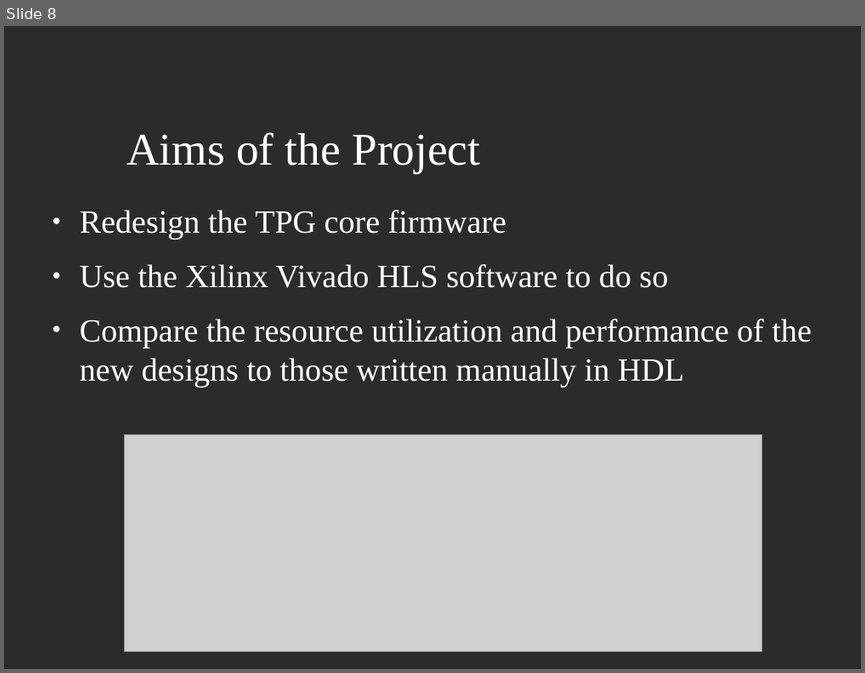
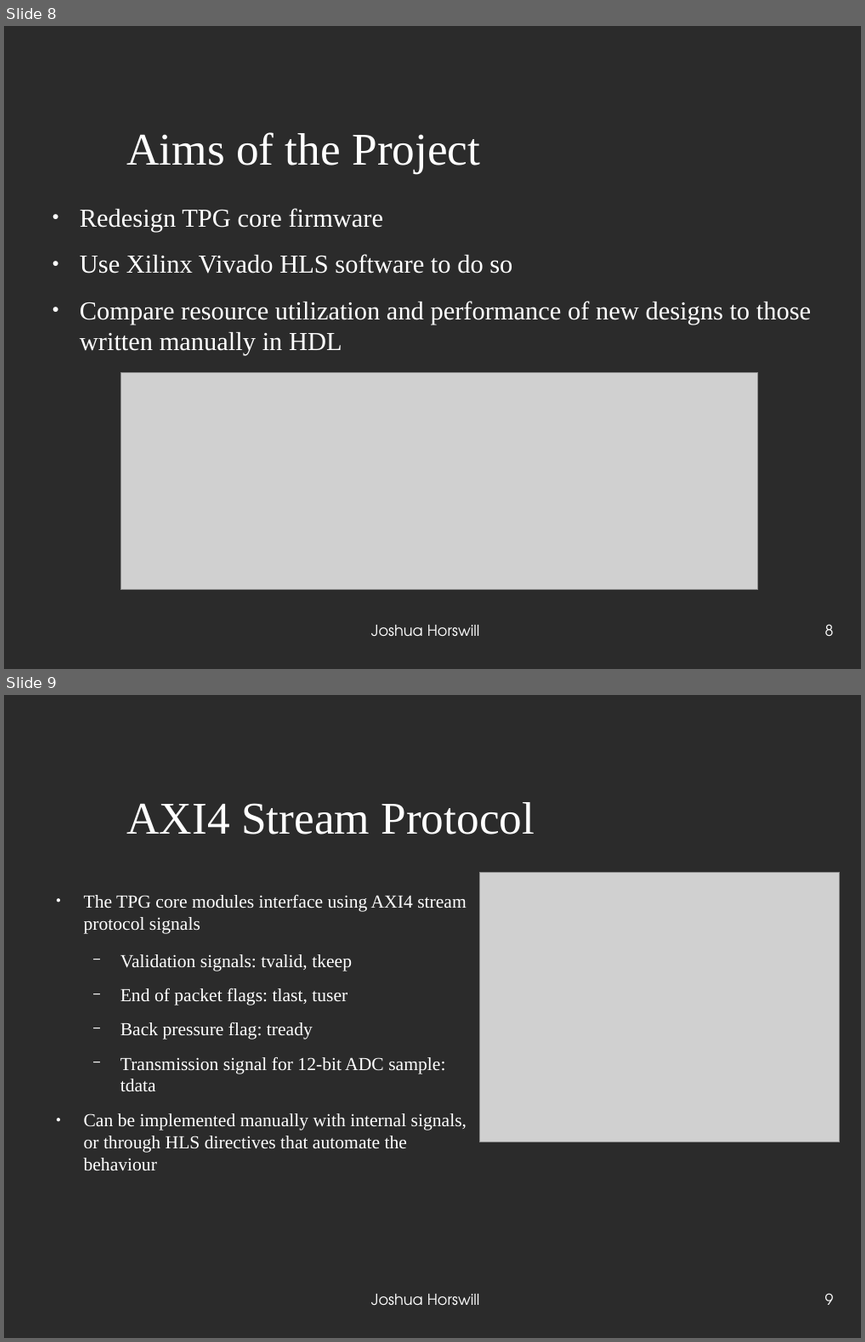
Before and after one commit to JoshCodesPhysics/dune_project, a slide deck: dune_notes/dune_pres/dune_project_pres.odp. Shown one above the other, each under a label of ours: slide 8 before the commit, slides 8 and 9 after it. The pictures are 865x673 and 865x1342 pixels, drawn with LibreOffice and Linux fonts; fonts in the diff are those of the drawing; grey boxes stand for pictures; background and template pictures are left out; a plain dark background stands for a picture behind light text. Boxes give left, top, right and bottom in pixels: in the first picture for what was removed or moved away, otherwise in the second. Text is boxed around its words. In the diff, an @@ line names an element or a change of style, - is before the commit and + after.

```diff
--- a/dune_notes/dune_pres/dune_project_pres.odp
+++ b/dune_notes/dune_pres/dune_project_pres.odp
@@ slide 9 added at <box>4,695,861,1338</box>, background picture (left out) @@
@@ title added at <box>126,802,534,834</box>, 42 pt, text #FFFFFF @@
+AXI4 Stream Protocol
@@ picture added at <box>480,873,840,1142</box> @@
@@ text added at <box>84,895,466,1171</box>, 17 pt, text #FFFFFF @@
+● The TPG core modules interface using AXI4 stream protocol signals
+  − Validation signals: tvalid, tkeep
+  − End of packet flags: tlast, tuser
+  − Back pressure flag: tready
+  − Transmission signal for 12-bit ADC sample: tdata
+● Can be implemented manually with internal signals, or through HLS directives that automate the behaviour
@@ text added at <box>371,1293,480,1305</box>, 14 pt, text #FFFFFF @@
+Joshua Horswill
@@ page number added at <box>825,1293,834,1304</box>, 14 pt, text #FFFFFF @@
+9
@@ slide 8 changed as well @@
@@ text at <box>80,208,811,356</box>: text changed; size 30 to 24 pt @@
-● Redesign the TPG core firmware
-● Use the Xilinx Vivado HLS software to do so
-● Compare the resource utilization and performance of the new designs to those written manually in HDL
+● Redesign TPG core firmware
+● Use Xilinx Vivado HLS software to do so
+● Compare resource utilization and performance of new designs to those written manually in HDL
@@ picture: place and size @@
-picture at <box>125,434,762,652</box>
+picture at <box>120,372,758,590</box>
@@ text added at <box>371,624,480,636</box>, 14 pt, text #FFFFFF @@
+Joshua Horswill
@@ page number added at <box>825,624,834,635</box>, 14 pt, text #FFFFFF @@
+8
```
Also in this commit, not shown: 8 other slides changed, 6 other slides added, 5 slides removed, 3 other files.
